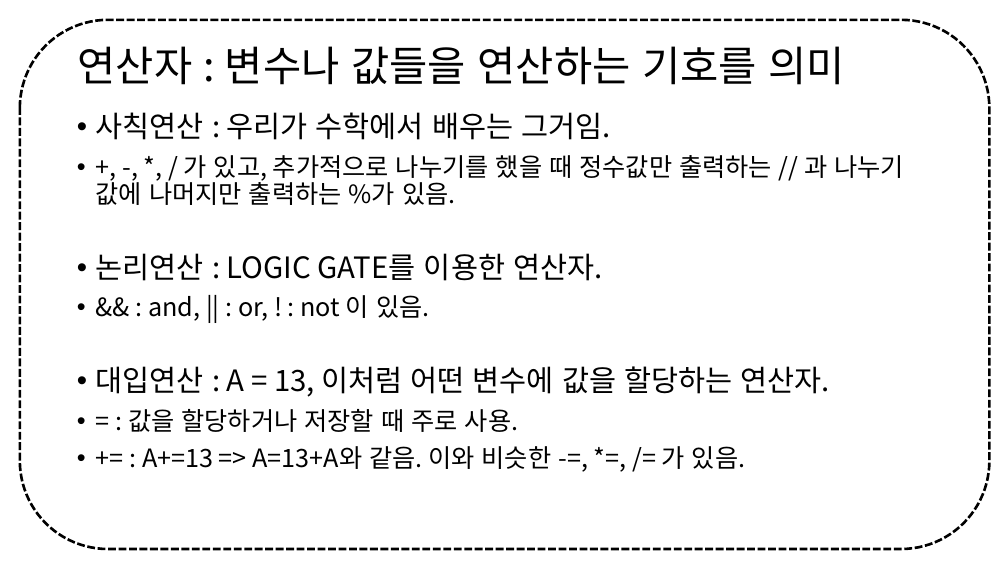
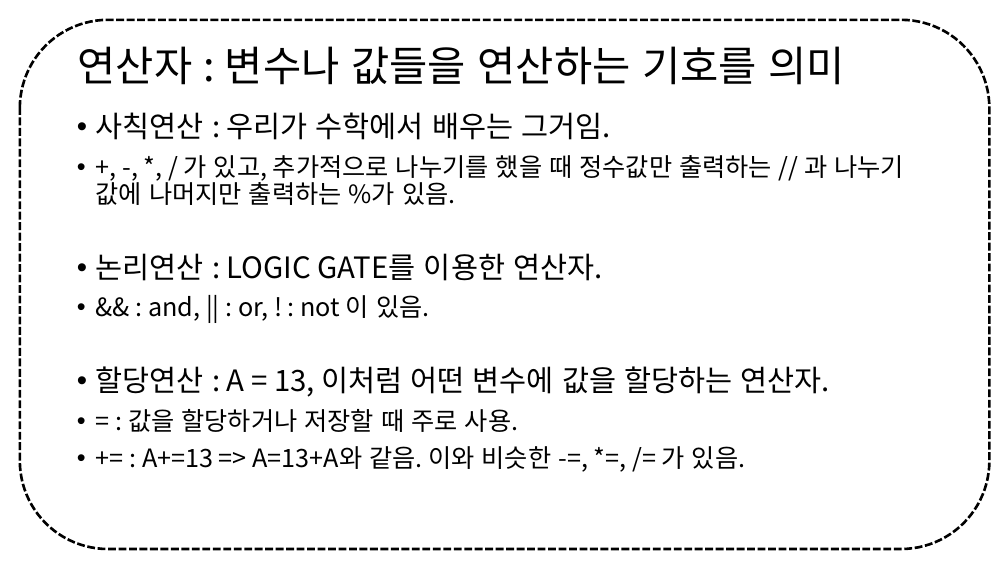
Before and after one commit to Z3r0c0k3/23-make, a slide deck: slide 10 of C lang/정보보안 멘토링 - C언어 zeroday.pptx (slide 5 before the commit). Drawn at 1008x567 pixels with LibreOffice and Linux fonts; fonts in the diff are those of the drawing. Boxes give left, top, right and bottom in pixels: in the first picture for what was removed or moved away, otherwise in the second. Text is boxed around its words. In the diff, an @@ line names an element or a change of style, - is before the commit and + after.

```diff
--- a/C lang/정보보안 멘토링 - C언어 zeroday.pptx
+++ b/C lang/정보보안 멘토링 - C언어 zeroday.pptx
@@ text at (96,366,830,397): text changed @@
-• 대입연산 : A = 13, 이처럼 어떤 변수에 값을 할당하는 연산자.
+• 할당연산 : A = 13, 이처럼 어떤 변수에 값을 할당하는 연산자.
```
Also in this commit, not shown: 4 other slides changed, 9 slides added, 1 slide removed.
